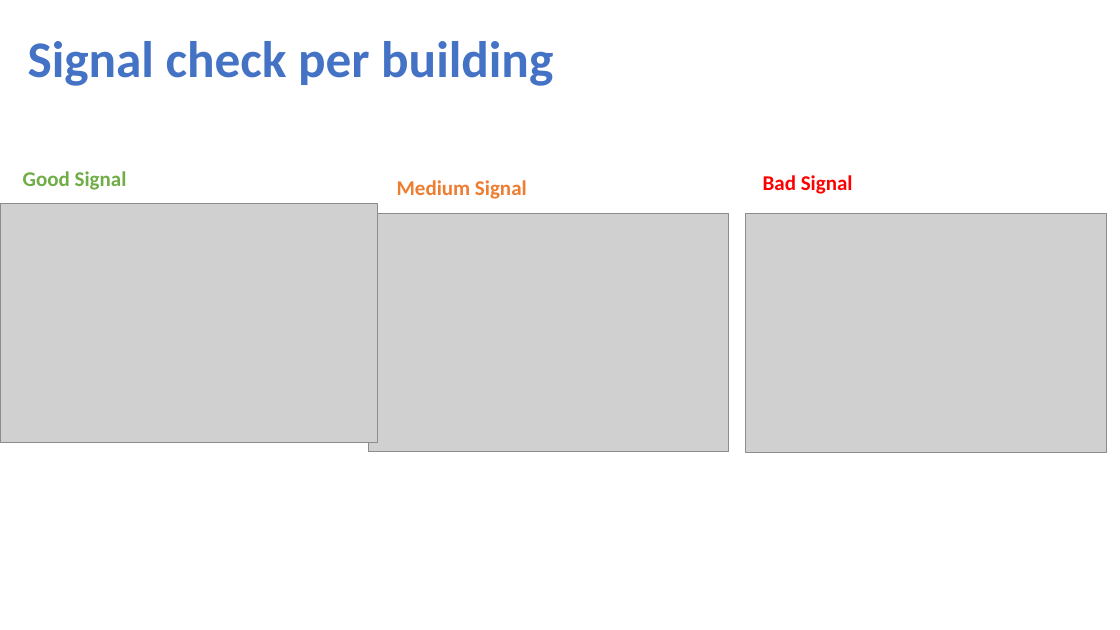
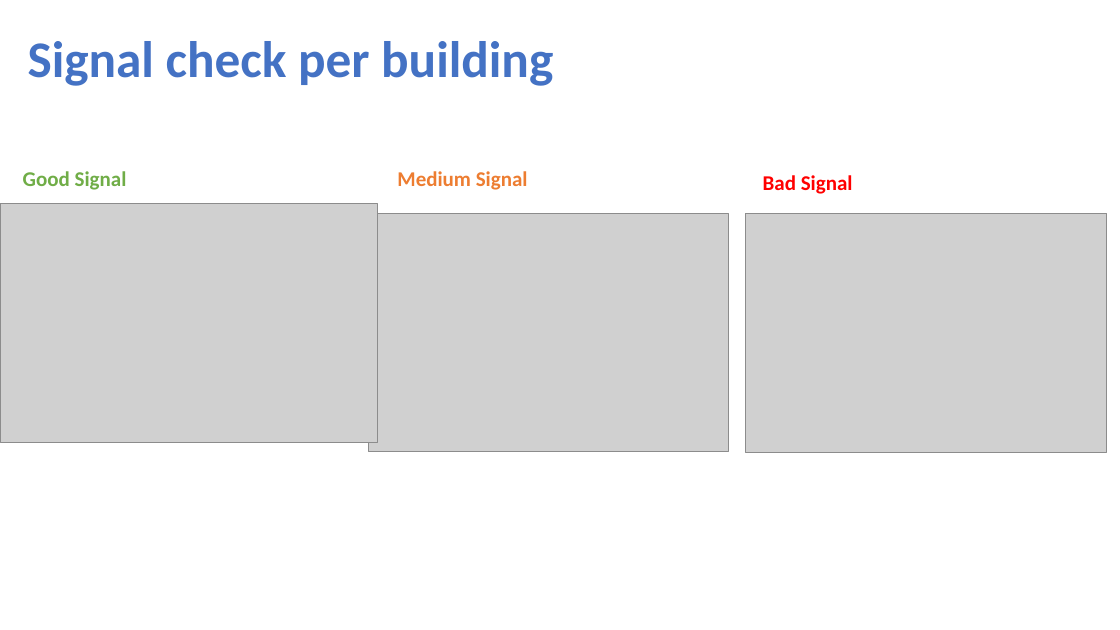
Before and after one commit to NatasjaFortuin/Wifi-locationing, a slide deck: slide 25 of Data etc/Pres Wifi.pptx (slide 27 before the commit). Drawn at 1120x630 pixels with LibreOffice and Linux fonts; fonts in the diff are those of the drawing; grey boxes stand for pictures. Boxes give left, top, right and bottom in pixels: in the first picture for what was removed or moved away, otherwise in the second. Text is boxed around its words. In the diff, an @@ line names an element or a change of style, - is before the commit and + after.

```diff
--- a/Data etc/Pres Wifi.pptx
+++ b/Data etc/Pres Wifi.pptx
@@ text "Medium Signal": place and size @@
-text "Medium Signal" at (397,180,527,199)
+text "Medium Signal" at (397,171,528,190)
```
Also in this commit, not shown: 22 other slides changed, 5 slides added, 3 slides removed, 2 other files.
